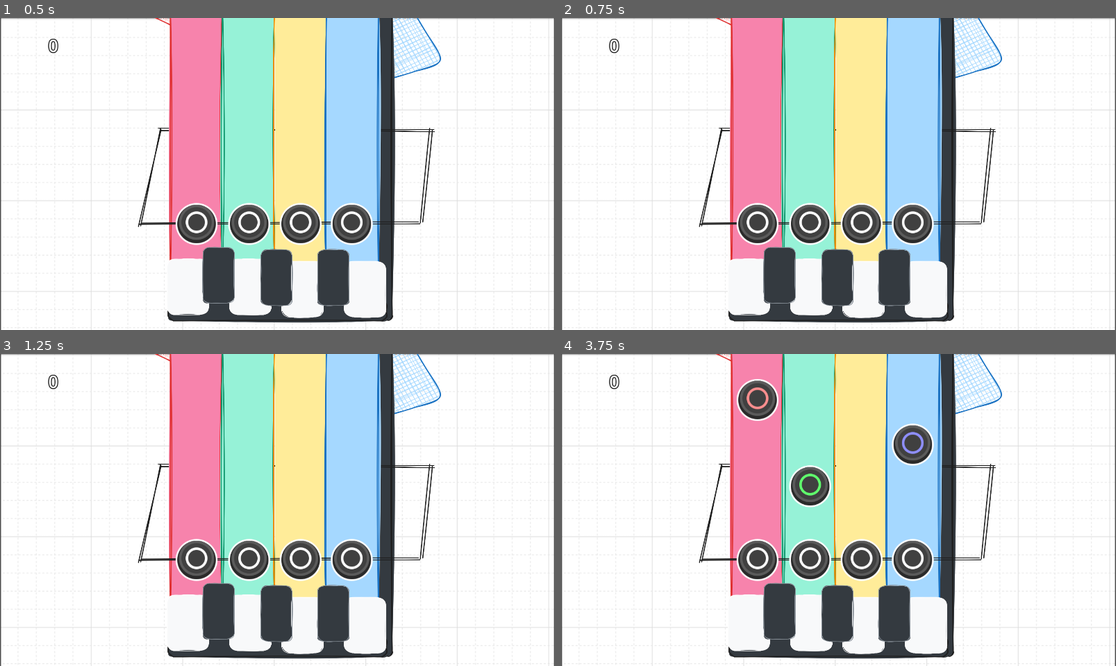
Above: before the commit, frames 1-4 (two rows, left to right).
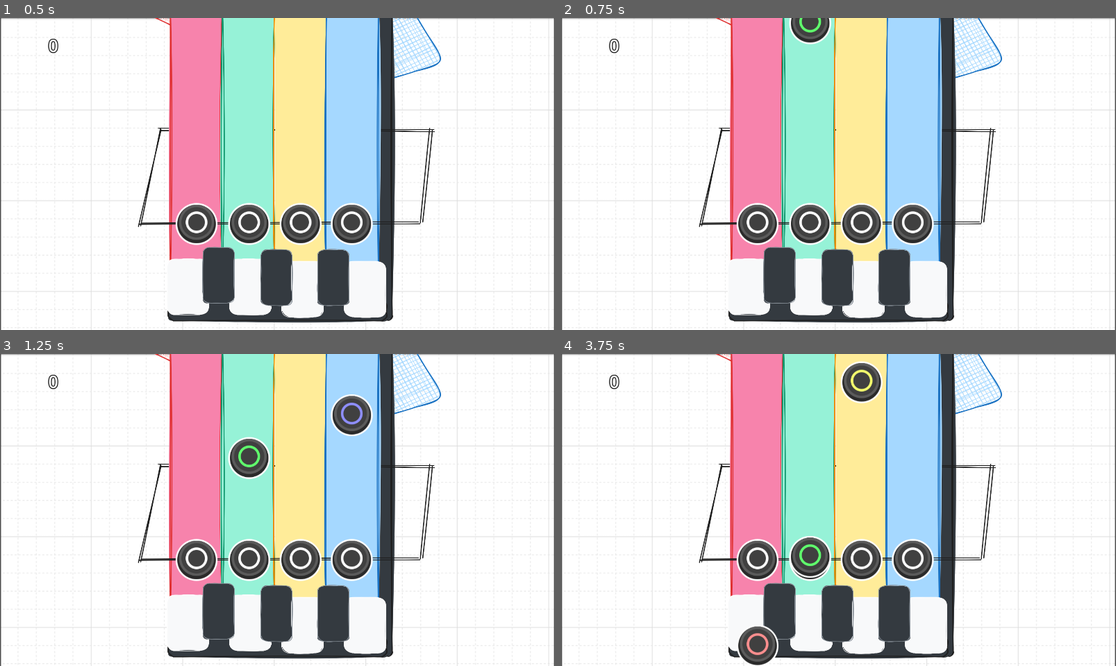
Above: after the commit, the same moments.

Repository: luiz-couto/encore
Game: Godot game, scene res://scenes/game.tscn
Two runs of this game, one before a commit and one after it. Both use one fixed random seed, a clock stepped at 60 frames per second and the inputs below.
Inputs (mouse positions are in pixels of both pictures, inside the frame that each line leads up to):
- Up to frame 1 (0.5 s): no input
- Up to frame 2 (0.75 s): tap Enter at 0.5 s; move the mouse to (960, 158) at 0.52 s; click (960, 158) at 0.67 s
- Up to frame 3 (1.25 s): no input
- Up to frame 4 (3.75 s): move the mouse to (727, 525) at 1.27 s; click (727, 525) at 1.42 s; move the mouse to (894, 441) at 2.02 s; click (894, 441) at 2.17 s; move the mouse to (810, 572) at 2.77 s; click (810, 572) at 2.92 s; move the mouse to (1005, 556) at 3.52 s; click (1005, 556) at 3.67 s

Frame 1 is identical in both runs. In frame 2, 0.5% of the frame differs, in the area x 41-49%, y 0-9%; in frame 3, 1.6%; in frame 4, 4.4%, in the area x 31-68%, y 2-100%.

Commit message:
techno notes!

Diff:
--- a/encore/scripts/gameplay_handler.gd
+++ b/encore/scripts/gameplay_handler.gd
@@ -8,12 +8,12 @@
 var lanesKeys: Array[String] = ["", "", "", ""]
 
 var spawnNoteOnRhodes: bool = false
-var spawnNoteOnDrumKick: bool = false
+var spawnNoteOnDrumKick: bool = true
 var spawnNoteOnDrumHiHatOpen: bool = false
 var spawnNoteOnDrumHiHatClose: bool = false
 var spawnNoteOnDrumClap: bool = false
 var spawnNoteOnCongaOpen: bool = false
-var spawnNoteOnCongaSlap: bool = true
+var spawnNoteOnCongaSlap: bool = false
 
 var spawnDoubleNotesProb: float = 0.0
 var spawnTripleNotesProb: float = 0.0
--- a/encore/scripts/music_player.gd
+++ b/encore/scripts/music_player.gd
@@ -175,10 +175,10 @@
 }
 
 # Markov chain state — reset at the start of each bar (subdiv_pos == 1)
-var markov_kick_prev: bool = false
 var markov_hihat_prev: bool = false
 
 # 2-bar patterns generated once per section entry, repeat every 2 bars
+var kickPattern: Array = []
 var rhodesPattern: Array = []
 var clapPattern: Array = []
 var congaOpenPattern: Array = []
@@ -301,6 +301,7 @@
 	return bar1 + bar2
 
 func _generate_patterns() -> void:
+	kickPattern      = _generate_2bar_pattern(KICK_MARKOV,        KICK_SECTION_DENSITY)
 	rhodesPattern    = _generate_2bar_pattern(RHODES_MARKOV,      RHODES_SECTION_DENSITY)
 	clapPattern      = _generate_2bar_pattern(CLAP_MARKOV,        CLAP_SECTION_DENSITY)
 	congaOpenPattern = _generate_2bar_pattern(CONGA_OPEN_MARKOV,  CONGA_SECTION_DENSITY)
@@ -354,10 +355,10 @@
 	var rhodes_func = func(chord_idx: int, vol: float) -> void:
 		play_chord(chord_idx, 1.0 + vol)
 
-	var kick_play = func(_p: int, subdiv_pos: int) -> bool:
-		var fires = _markov_fire(KICK_MARKOV[currentGenre], subdiv_pos, markov_kick_prev, KICK_SECTION_DENSITY[currentSection])
-		markov_kick_prev = fires
-		return fires
+	var kick_schedule = func(lookahead_idx: int, _s: int) -> bool:
+		return not isFill and kickPattern.size() > 0 and kickPattern[lookahead_idx]
+	var kick_play = func(perc_idx: int, _s: int) -> bool:
+		return not isFill and kickPattern.size() > 0 and kickPattern[perc_idx]
 	var kick_func = func(_c: int, vol: float) -> void:
 		_play_drum(kick, -3.0 + vol)
 
@@ -419,7 +420,7 @@
 
 	instrumentHandlers = {
 		Instrument.RHODES:       { "schedule_check": rhodes_schedule,      "play_check": rhodes_play,       "play_func": rhodes_func,      "plays_in_breakdown": false },
-		Instrument.KICK:         { "schedule_check": no_schedule,           "play_check": kick_play,          "play_func": kick_func,         "plays_in_breakdown": false },
+		Instrument.KICK:         { "schedule_check": kick_schedule,         "play_check": kick_play,          "play_func": kick_func,         "plays_in_breakdown": false },
 		Instrument.HIHAT_CLOSED: { "schedule_check": no_schedule,           "play_check": hihat_closed_play,  "play_func": hihat_closed_func, "plays_in_breakdown": false },
 		Instrument.HIHAT_OPEN:   { "schedule_check": no_schedule,           "play_check": hihat_open_play,    "play_func": hihat_open_func,   "plays_in_breakdown": false },
 		Instrument.CLAP:         { "schedule_check": clap_schedule,         "play_check": clap_play,          "play_func": clap_func,         "plays_in_breakdown": false },
@@ -457,7 +458,6 @@
 
 func play_on_subdivision(subdiv_pos: int, chord_idx: int) -> void:
 	if subdiv_pos == 1:
-		markov_kick_prev = false
 		markov_hihat_prev = false
 
 	absoluteSubdivCounter += 1
@@ -516,7 +516,7 @@
 	_generate_patterns()
 
 func _set_random_genre() -> void:
-	set_genre(Genre.AFRO_HOUSE)
+	set_genre(Genre.TECHNO)
 
 
 func play_chord(chord_idx: int, volume_db: float = 1.0) -> void:
